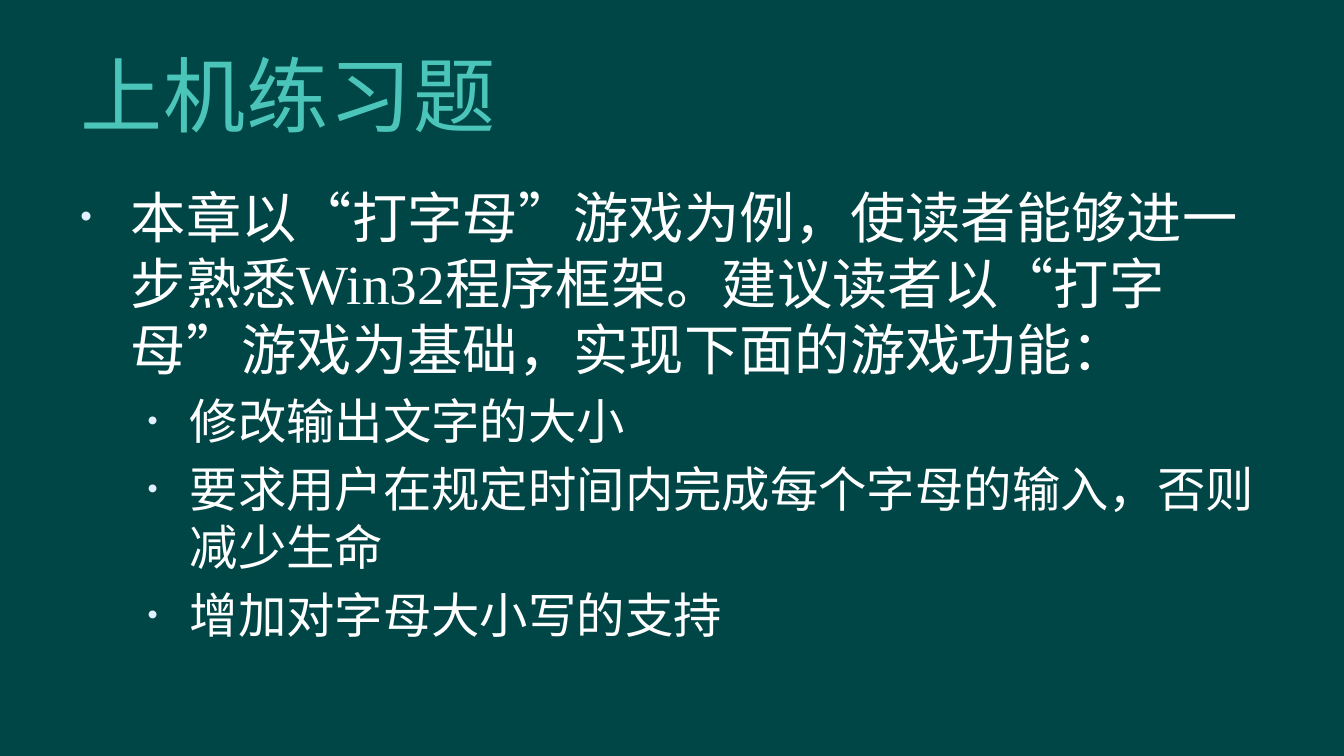
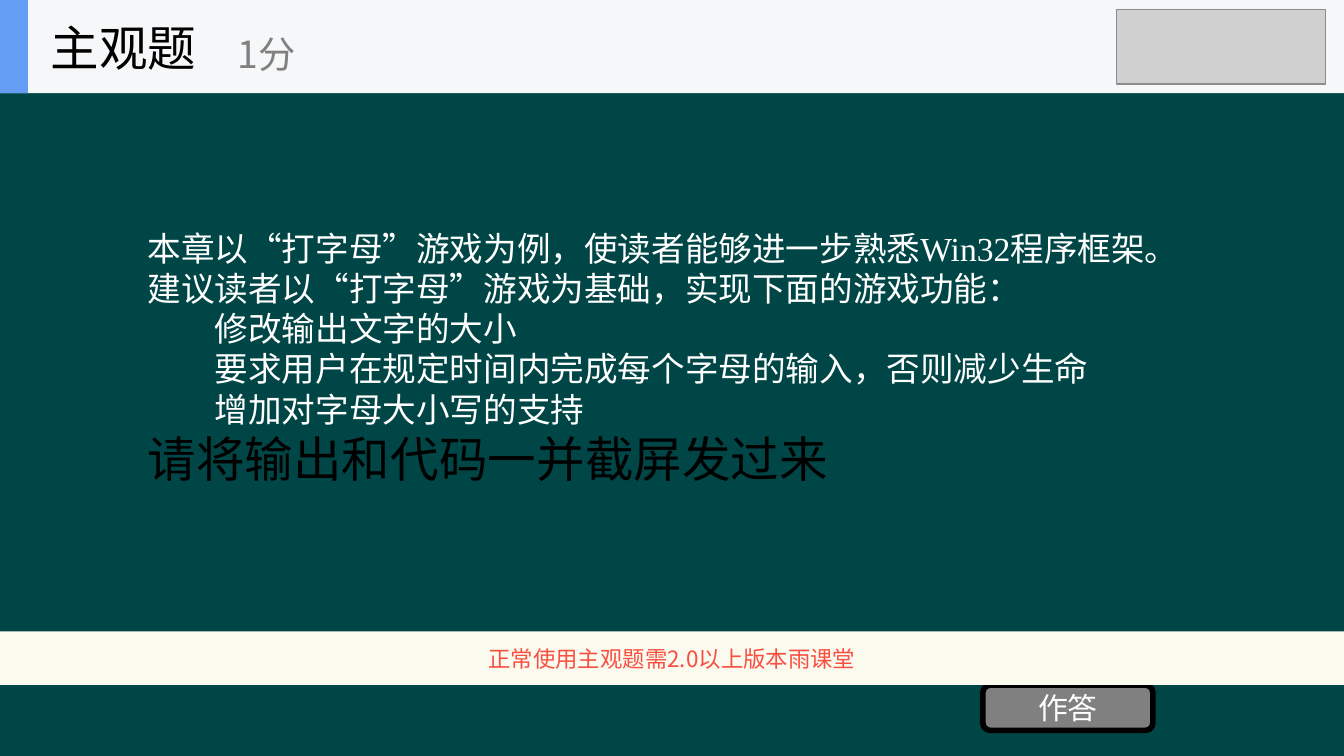
Before and after one commit to hanhonglei/Course_BasicGameProgramming, a slide deck: slide 52 of 第2章 变量和基本类型/第2章 变量和基本类型.pptx (slide 47 before the commit). Drawn at 1344x756 pixels with LibreOffice and Linux fonts; fonts in the diff are those of the drawing; grey boxes stand for pictures; background and template pictures are left out. Boxes give left, top, right and bottom in pixels: in the first picture for what was removed or moved away, otherwise in the second. Text is boxed around its words. In the diff, an @@ line names an element or a change of style, - is before the commit and + after.

```diff
--- a/第2章 变量和基本类型/第2章 变量和基本类型.pptx
+++ b/第2章 变量和基本类型/第2章 变量和基本类型.pptx
@@ picture added at box(1117, 9, 1327, 85) @@
@@ title removed at box(80, 57, 495, 133) @@
-上机练习题
@@ group added at box(0, 0, 1344, 93): 2 rectangles, 2 texts @@
+主观题
+1分
@@ text "本章以“打字母”游戏为例，使读者能够进一步熟悉Win32程序框架。建议读者以“打字母”游戏为基础，实现下面的游戏功能：": place and size @@
-text "本章以“打字母”游戏为例，使读者能够进一步熟悉Win32程序框架。建议读者以“打字母”游戏为基础，实现下面的游戏功能：" at box(131, 191, 1254, 637)
+text "本章以“打字母”游戏为例，使读者能够进一步熟悉Win32程序框架。建议读者以“打字母”游戏为基础，实现下面的游戏功能：" at box(148, 232, 1179, 481)
@@ text "本章以“打字母”游戏为例，使读者能够进一步熟悉Win32程序框架。建议读者以“打字母”游戏为基础，实现下面的游戏功能：" at box(148, 232, 1179, 481): vertical alignment top to middle @@
@@ text at box(148, 232, 1179, 425): size 29.6 to 18 pt in "本章以“打字母”游戏为例，使读者能够进一步熟悉Win32程序框架。建议读者以“打字母”游戏为基础，实现下面的游戏功能："; size 25.9 to 18 pt in "修改输出文字的大小", "要求用户在规定时间内完成每个字母的输入，否则减少生命", "增加对字母大小写的支持"; bullet • to none; less space between paragraphs @@
@@ text at box(148, 436, 828, 481): paragraph added @@
+请将输出和代码一并截屏发过来
@@ rectangle added at box(0, 632, 1344, 685), fill #FBFAEF, 12 pt, text #F84F41 @@
+正常使用主观题需2.0以上版本雨课堂
@@ rounded rectangle added at box(982, 685, 1153, 731), fill #808080, outline #000000 3 pt, 16 pt, text #FFFFFF @@
+作答
```
Also in this commit, not shown: 5 slides added, 1 slide removed, 1 other file.
